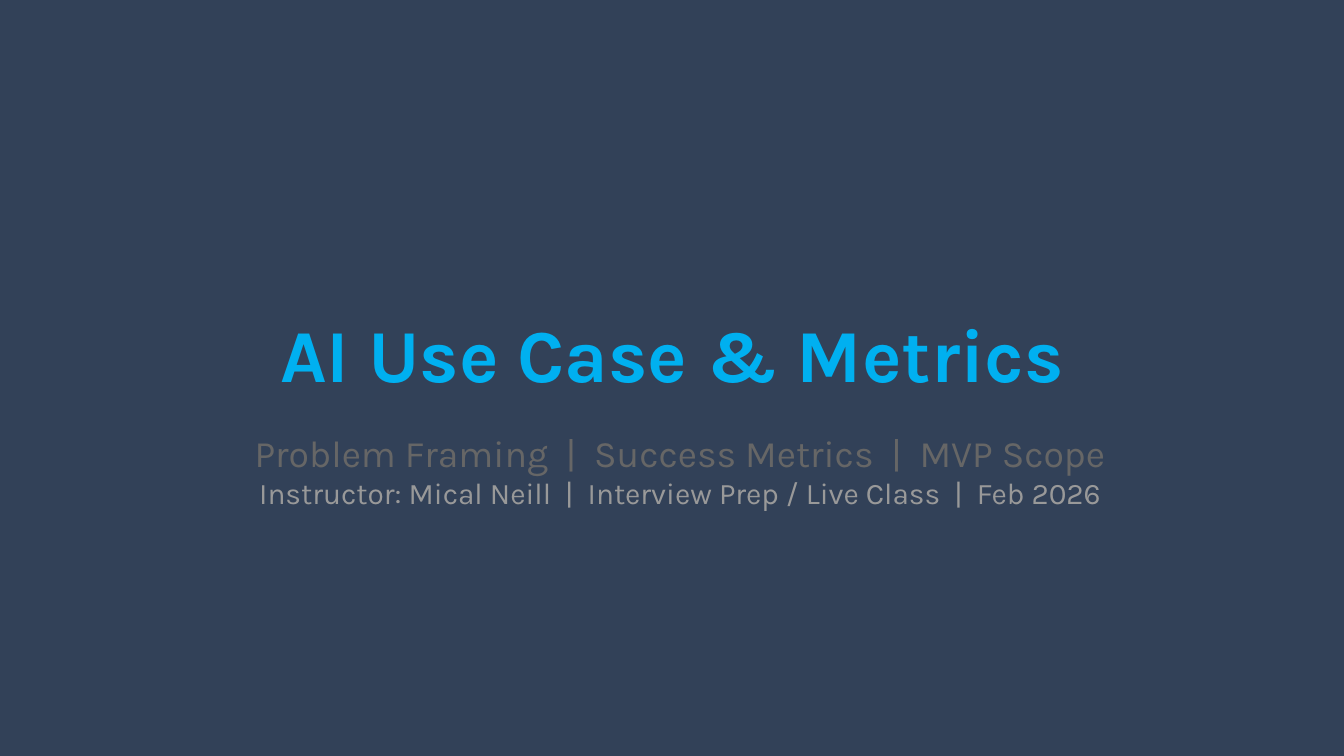
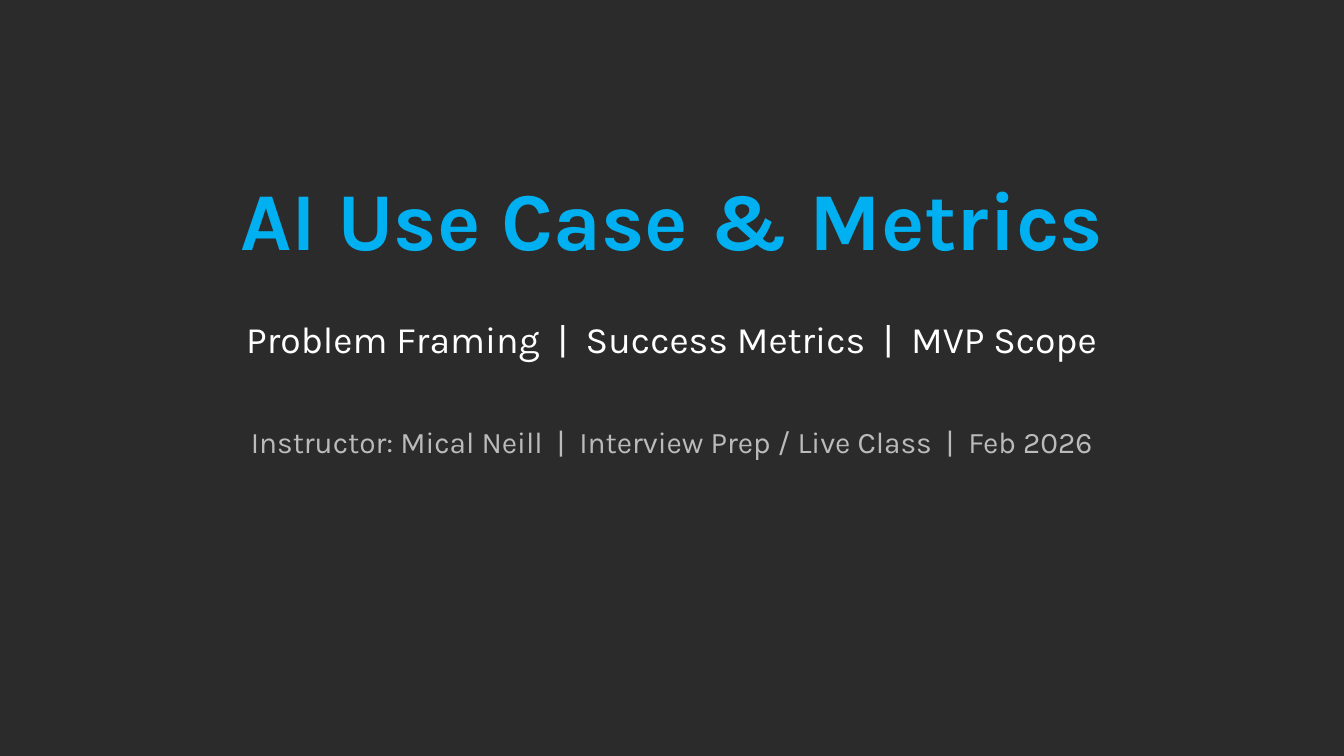
Before and after one commit to pretendhome/pretendhome, a slide deck: slide 1 of projects/agent-class/interview-prep/AGENTIC_SYSTEMS_CLASS.pptx. Drawn at 1344x756 pixels with LibreOffice and Linux fonts; fonts in the diff are those of the drawing; background and template pictures are left out; a plain dark background stands for a picture behind light text. Boxes give left, top, right and bottom in pixels: in the first picture for what was removed or moved away, otherwise in the second. Text is boxed around its words. In the diff, an @@ line names an element or a change of style, - is before the commit and + after.

```diff
--- a/projects/agent-class/interview-prep/AGENTIC_SYSTEMS_CLASS.pptx
+++ b/projects/agent-class/interview-prep/AGENTIC_SYSTEMS_CLASS.pptx
@@ background #324158 to picture (left out) @@
@@ text "AI Use Case & Metrics": place and size @@
-text "AI Use Case & Metrics" at bbox=[280, 329, 1064, 383]
+text "AI Use Case & Metrics" at bbox=[240, 191, 1103, 251]
@@ text "AI Use Case & Metrics" at bbox=[240, 191, 1103, 251]: size 40 to 44 pt; vertical alignment bottom to top @@
@@ text added at bbox=[246, 327, 1096, 362], 20 pt, text #FFFFFF @@
+Problem Framing | Success Metrics | MVP Scope
@@ text "Instructor: Mical Neill | Interview ...": place and size @@
-text "Instructor: Mical Neill | Interview ..." at bbox=[255, 442, 1105, 511]
+text "Instructor: Mical Neill | Interview ..." at bbox=[251, 432, 1092, 460]
@@ text "Instructor: Mical Neill | Interview ..." at bbox=[251, 432, 1092, 460]: text colour #999999 to #BBBBBB; indent changed @@
@@ text at bbox=[255, 442, 1105, 476]: paragraph removed @@
-Problem Framing | Success Metrics | MVP Scope
```
Also in this commit, not shown: 13 other slides changed, 6 slides added, 9 slides removed, 8 other files.
